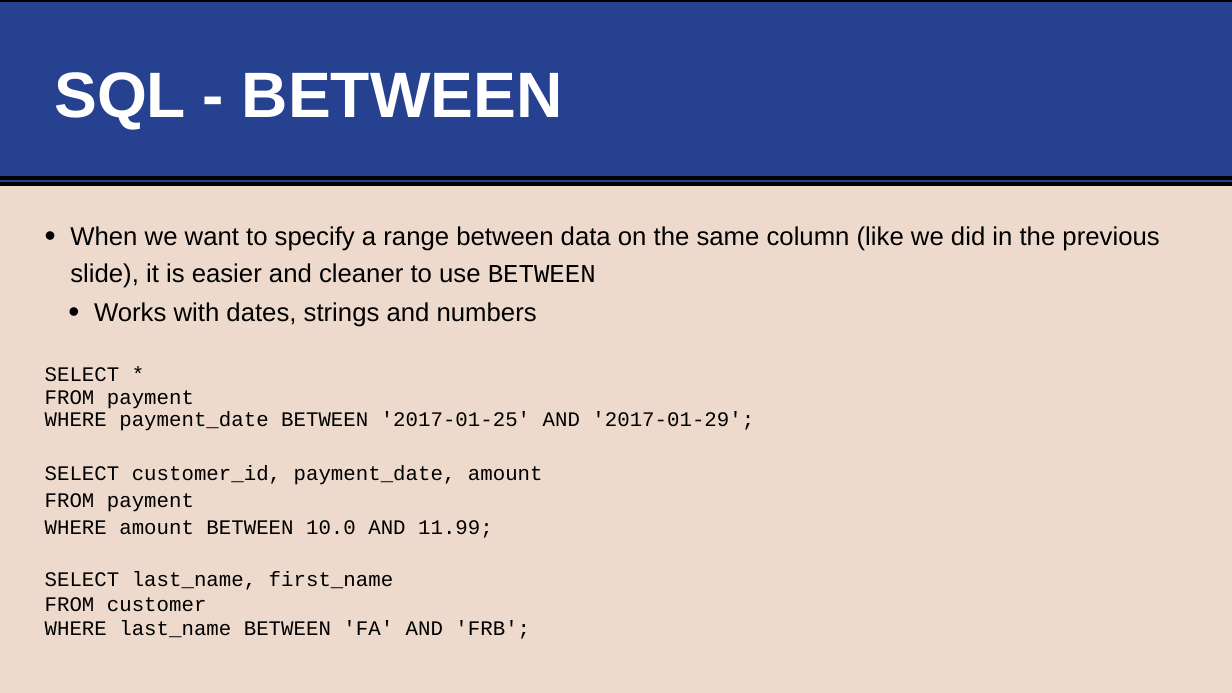
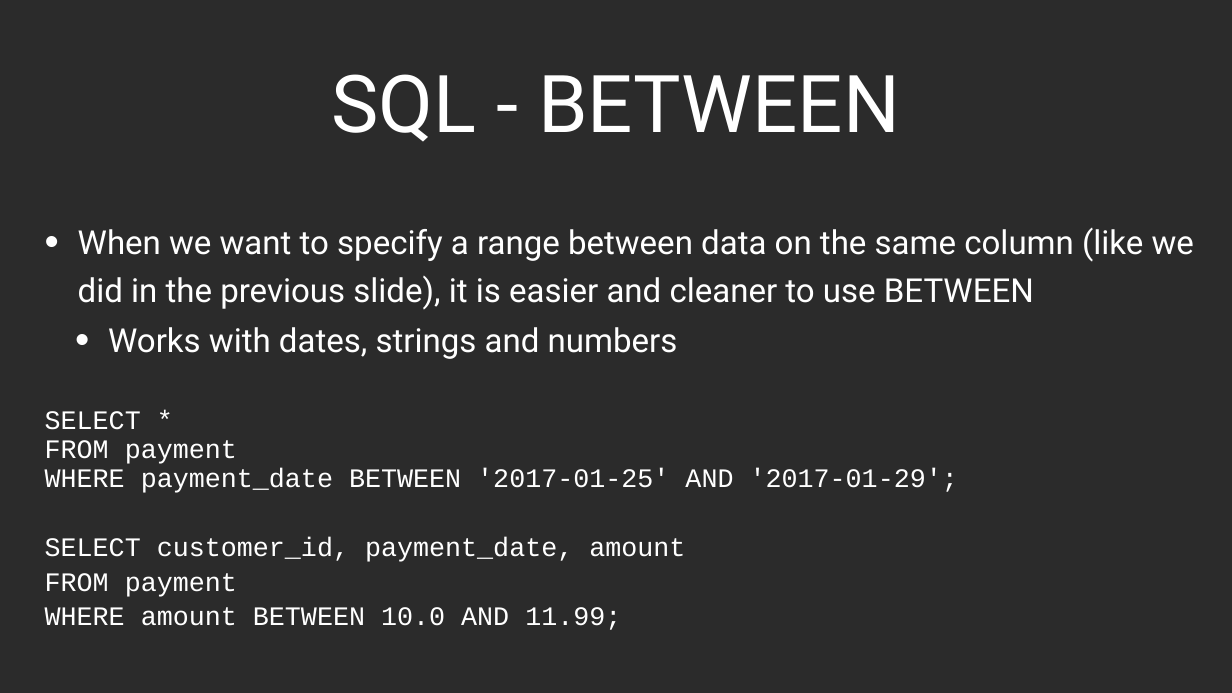
Before and after one commit to life-efficient/Data-Engineering, a slide deck: slide 27 of 2. SQL/1. SQL Basics/1. SQL Basics.pptx (slide 26 before the commit). Drawn at 1232x693 pixels with LibreOffice and Linux fonts; fonts in the diff are those of the drawing; background and template pictures are left out; a plain dark background stands for a picture behind light text. Boxes give left, top, right and bottom in pixels: in the first picture for what was removed or moved away, otherwise in the second. Text is boxed around its words. In the diff, an @@ line names an element or a change of style, - is before the commit and + after.

```diff
--- a/2. SQL/1. SQL Basics/1. SQL Basics.pptx
+++ b/2. SQL/1. SQL Basics/1. SQL Basics.pptx
@@ background #EDDACC to picture (left out) @@
@@ rectangle removed at (x1=0, y1=0, x2=1232, y2=184) @@
@@ title "SQL - BETWEEN" moved from (x1=54, y1=72, x2=563, y2=130) to (x1=332, y1=74, x2=900, y2=142) @@
@@ title "SQL - BETWEEN" at (x1=332, y1=74, x2=900, y2=142): size 100 to 124.2 pt, font Arial to Roboto, bold off; alignment left to centre; vertical alignment middle to bottom @@
@@ line removed from (0, 178) to (1232, 178) @@
@@ text "When we want to specify ..." at (x1=45, y1=228, x2=1194, y2=630): size 40 to 51.5 pt, font Arial to Roboto in "When we want to specify a range ...", "Works with dates, strings and numbers"; font Courier New to Roboto in "BETWEEN"; text colour #000000 to #FFFFFF; size 32.3 to 41.6 pt in "SELECT * FROM payment WHERE payment_date BETWEEN ...", "SELECT customer_id, payment_date, amount", "FROM payment", "WHERE amount BETWEEN 10.0 AND 11.99;"; indent changed; more space between paragraphs @@
@@ text at (x1=45, y1=571, x2=530, y2=639): paragraphs removed @@
-SELECT last_name, first_name
-FROM customer
-WHERE last_name BETWEEN 'FA' AND 'FRB';
```
Also in this commit, not shown: 23 other slides changed, 4 slides added, 3 slides removed, 1 other file.
